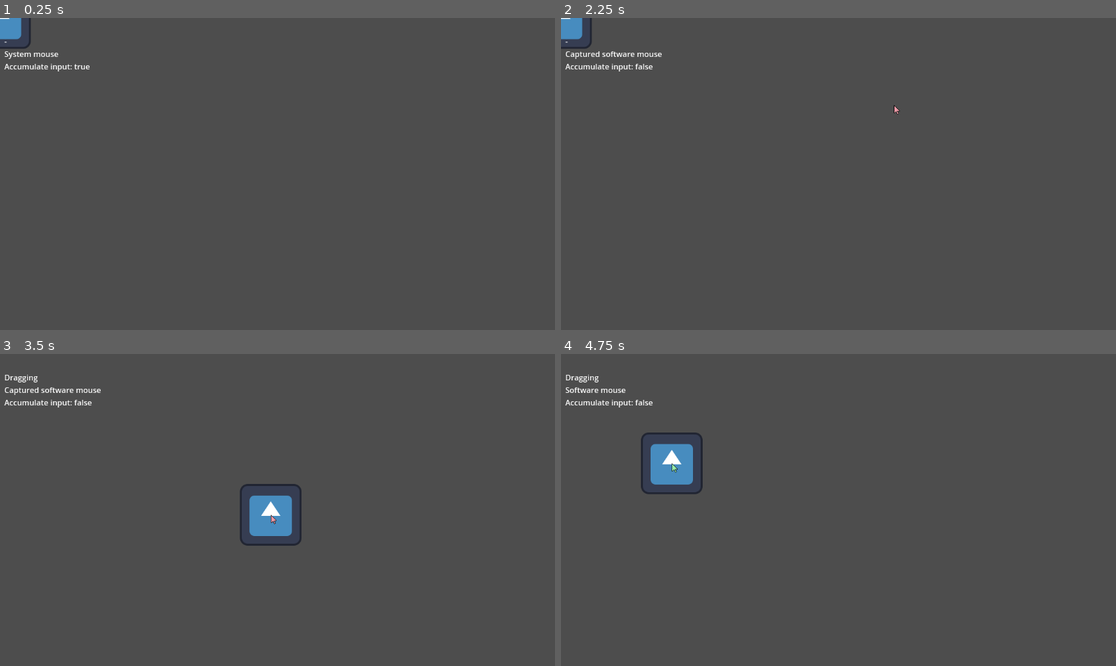
Above: before the commit, frames 1-4 (two rows, left to right).
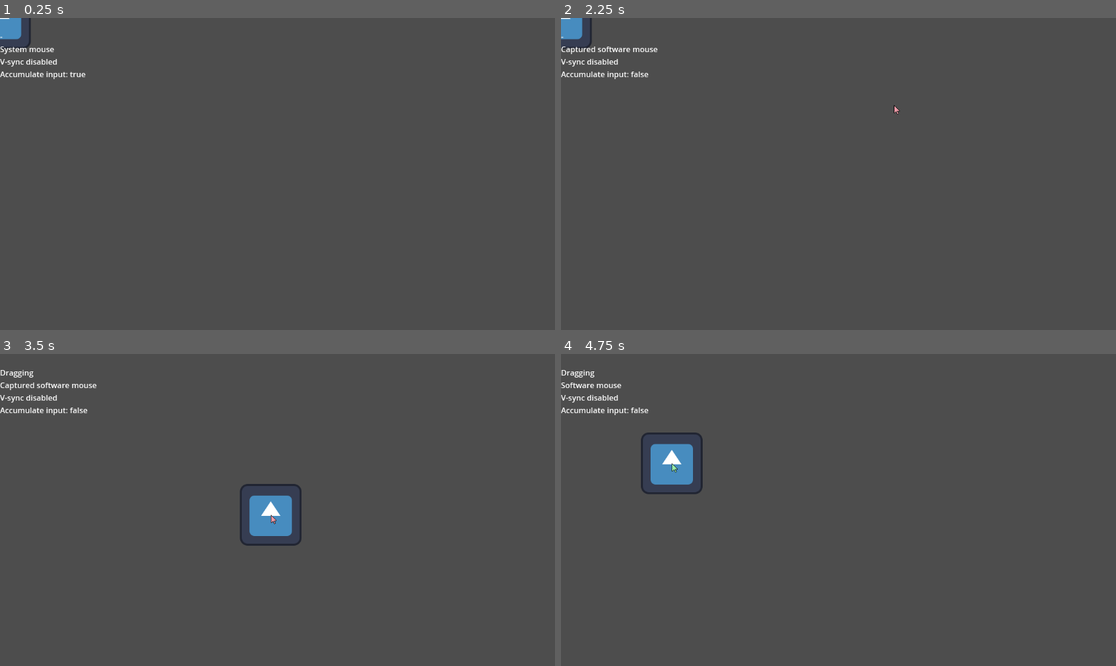
Above: after the commit, the same moments.

Repository: Hirmuolio/godot-tests
Game: Godot game, scene res://drag_test.tscn
Same seed, same stepped clock (60 frames per second), same inputs: the game is played once before the commit and once after it. The engine's default icon, where the game draws it, is replaced by a stand-in: a white triangle on a blue panel in a dark square.
Inputs (mouse positions are in pixels of both pictures, inside the frame that each line leads up to):
- Up to frame 1 (0.25 s): no input
- Up to frame 2 (2.25 s): tap Enter at 0.5, 2 s; move the mouse to (960, 158) at 0.52 s; tap Q (v-sync, bound only after the commit) at 0.6, 1.55 s; tap Space at 1.25 s; move the mouse to (727, 189) at 1.27 s; tap 4 (accumulator_toggle) at 1.35 s; move the mouse to (894, 105) at 2.02 s; tap 2 (capture_mouse) at 2.1 s
- Up to frame 3 (3.5 s): tap Q (v-sync, bound only after the commit) at 2.3, 3.05 s; tap Space at 2.75 s; move the mouse to (271, 516) at 2.77 s; click (271, 516) at 2.85 s
- Up to frame 4 (4.75 s): tap Enter at 3.5 s; move the mouse to (877, 513) at 3.52 s; tap 1 (normal_mouse) at 3.6 s; tap Q (v-sync, bound only after the commit) at 3.8, 4.55 s; tap W (fullscreen, bound only after the commit) at 4.15 s; tap Space at 4.25 s; move the mouse to (672, 463) at 4.27 s; tap 3 (software_mouse) at 4.35 s

The runs differ from the first frame. In frame 1, 0.6% of the frame differs, in the area x 0-17%, y 6-20%; in frame 2, 0.7%; in frame 3, 0.8%, in the area x 0-19%, y 5-20%; in frame 4, 0.7%.

Commit message:
v-sync and fullscreen

Diff:
--- a/drag_test.gd
+++ b/drag_test.gd
@@ -5,6 +5,7 @@
 
 @onready var icon : Sprite2D = $Sprite
 @onready var pointer : Sprite2D = $Pointer
+@onready var state : Label = $VBoxContainer/State
 
 func _ready() -> void:
 	show_state()
@@ -57,6 +58,16 @@
 		Input.mouse_mode = Input.MOUSE_MODE_VISIBLE
 		pointer.hide()
 
+	if Input.is_action_just_pressed("v-sync"):
+		var mode : int = ( DisplayServer.window_get_vsync_mode() + 1 ) % 4
+		DisplayServer.window_set_vsync_mode( mode )
+
+	if Input.is_action_just_pressed("fullscreen"):
+		if DisplayServer.window_get_mode() == 0:
+			DisplayServer.window_set_mode( DisplayServer.WINDOW_MODE_FULLSCREEN )
+		else:
+			DisplayServer.window_set_mode( DisplayServer.WINDOW_MODE_WINDOWED )
+
 func get_mouse_pos()->Vector2:
 	if Input.mouse_mode == 0:
 		return get_global_mouse_position()
@@ -76,6 +87,15 @@
 	elif Input.mouse_mode == 2:
 		txt += "Captured software mouse\n"
 
+	if DisplayServer.window_get_vsync_mode() == 0:
+		txt += "V-sync disabled\n"
+	elif DisplayServer.window_get_vsync_mode() == 1:
+		txt += "v-sync enabled\n"
+	elif DisplayServer.window_get_vsync_mode() == 2:
+		txt += "v-sync adaptive\n"
+	elif DisplayServer.window_get_vsync_mode() == 3:
+		txt += "v-sync mailbox\n"
+
 	txt += "Accumulate input: " + str( Input.use_accumulated_input )
 
-	$State.text = txt
+	state.text = txt
--- a/drag_test.tscn
+++ b/drag_test.tscn
@@ -1,8 +1,9 @@
-[gd_scene load_steps=4 format=3 uid="uid://bqk5376knforc"]
+[gd_scene load_steps=5 format=3 uid="uid://bqk5376knforc"]
 
 [ext_resource type="Script" uid="uid://bsv4psowdw3qh" path="res://drag_test.gd" id="1_h15le"]
 [ext_resource type="Texture2D" uid="uid://b1ru4tenoi7f3" path="res://icon.svg" id="2_lpdbf"]
 [ext_resource type="Texture2D" uid="uid://csxu6hvk2ortl" path="res://pointer.png" id="3_maydp"]
+[ext_resource type="Script" uid="uid://ctbysn8jp1kyg" path="res://fps.gd" id="4_lpdbf"]
 
 [node name="Node2D" type="Node2D"]
 script = ExtResource("1_h15le")
@@ -10,13 +11,18 @@
 [node name="Sprite" type="Sprite2D" parent="."]
 texture = ExtResource("2_lpdbf")
 
-[node name="State" type="Label" parent="."]
-offset_left = 9.0
-offset_top = 37.0
-offset_right = 49.0
-offset_bottom = 60.0
-
 [node name="Pointer" type="Sprite2D" parent="."]
 visible = false
 texture = ExtResource("3_maydp")
 centered = false
+
+[node name="VBoxContainer" type="VBoxContainer" parent="."]
+offset_right = 40.0
+offset_bottom = 40.0
+
+[node name="fps" type="Label" parent="VBoxContainer"]
+layout_mode = 2
+script = ExtResource("4_lpdbf")
+
+[node name="State" type="Label" parent="VBoxContainer"]
+layout_mode = 2
--- a/project.godot
+++ b/project.godot
@@ -42,13 +42,17 @@
 "events": [Object(InputEventKey,"resource_local_to_scene":false,"resource_name":"","device":-1,"window_id":0,"alt_press …(191 unchanged characters)…
 ]
 }
-predict_toggle={
+v-sync={
 "deadzone": 0.2,
 "events": [Object(InputEventKey,"resource_local_to_scene":false,"resource_name":"","device":-1,"window_id":0,"alt_press …(192 unchanged characters)…
 ]
 }
-custom_cursor={
+fullscreen={
 "deadzone": 0.2,
-"events": [Object(InputEventKey,"resource_local_to_scene":fa …(140 unchanged characters)… d":false,"keycode":0,"physical_keycode":53,"key_label":0,"unicode":53,"location":0,"echo":false,"script":null)
+"events": [Object(InputEventKey,"resource_local_to_scene":fa …(140 unchanged characters)… d":false,"keycode":0,"physical_keycode":87,"key_label":0,"unicode":119,"location":0,"echo":false,"script":null)
 ]
 }
+
+[rendering]
+
+rendering_device/vsync/swapchain_image_count=2
